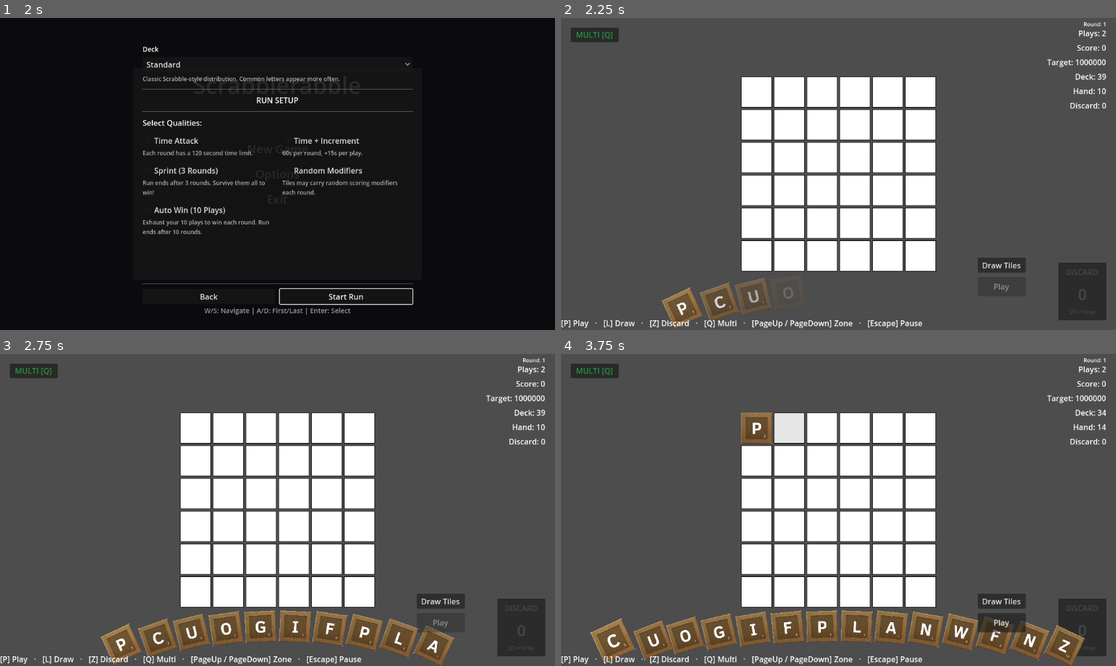
Above: before the commit, frames 1-4 (two rows, left to right).
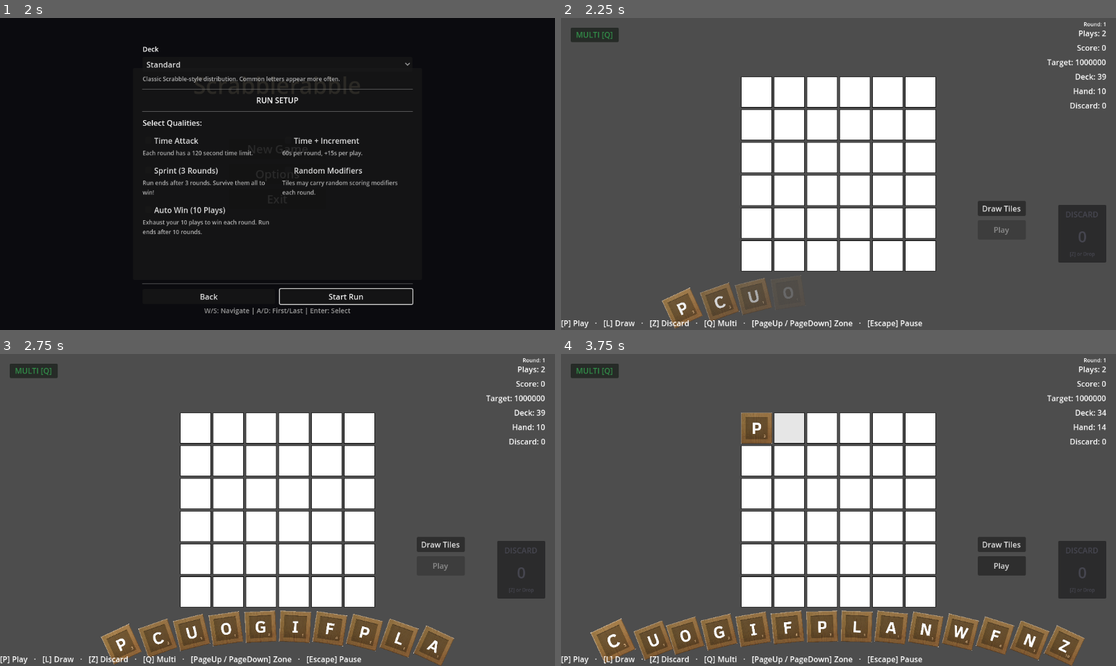
Above: after the commit, the same moments.

Repository: rcmilan/godot-scrabblerabble
Game: Godot game, scene res://scenes/title_screen/title_screen.tscn
The game is run twice, just before and just after one commit, with the same random seed, the same clock (stepped at 60 frames per second) and the same inputs.
Inputs (mouse positions are in pixels of both pictures, inside the frame that each line leads up to):
- Up to frame 1 (2 s): click "New Game" at 0.5 s; click "New Game" at 1.25 s
- Up to frame 2 (2.25 s): click "Start Run" at 2 s
- Up to frame 3 (2.75 s): no input
- Up to frame 4 (3.75 s): click "Draw Tiles" at 2.75 s; tap Enter (ui_accept) at 3.5 s; drag from (755, 428) to (894, 441) at 3.52 s

Frame 1 is identical in both runs. In frame 2, 3.8% of the frame differs, in the area x 75-99%, y 58-97%; in frame 3, 3.8%; in frame 4, 4.5%.

Commit message:
fix: move buttons and discard pile up to make room for expanded hand

Diff:
--- a/scenes/ui/discard_pile/discard_pile.tscn
+++ b/scenes/ui/discard_pile/discard_pile.tscn
@@ -10,9 +10,9 @@
 anchor_right = 1.0
 anchor_bottom = 1.0
 offset_left = -120.0
-offset_top = -140.0
+offset_top = -260.0
 offset_right = -20.0
-offset_bottom = -20.0
+offset_bottom = -140.0
 grow_horizontal = 0
 grow_vertical = 0
 script = ExtResource("1_pile")
--- a/scenes/ui/main_hud/main_hud.tscn
+++ b/scenes/ui/main_hud/main_hud.tscn
@@ -122,16 +122,16 @@
 
 [node name="DrawButton" type="Button" parent="."]
 offset_left = 865.0
-offset_top = 498.0
+offset_top = 380.0
 offset_right = 965.0
-offset_bottom = 528.0
+offset_bottom = 410.0
 text = "Draw Tiles"
 
 [node name="PlayButton" type="Button" parent="."]
 offset_left = 865.0
-offset_top = 538.0
+offset_top = 420.0
 offset_right = 965.0
-offset_bottom = 578.0
+offset_bottom = 460.0
 text = "Play"
 
 [node name="KeyboardHintBar" parent="." instance=ExtResource("2_kbhintbar")]
